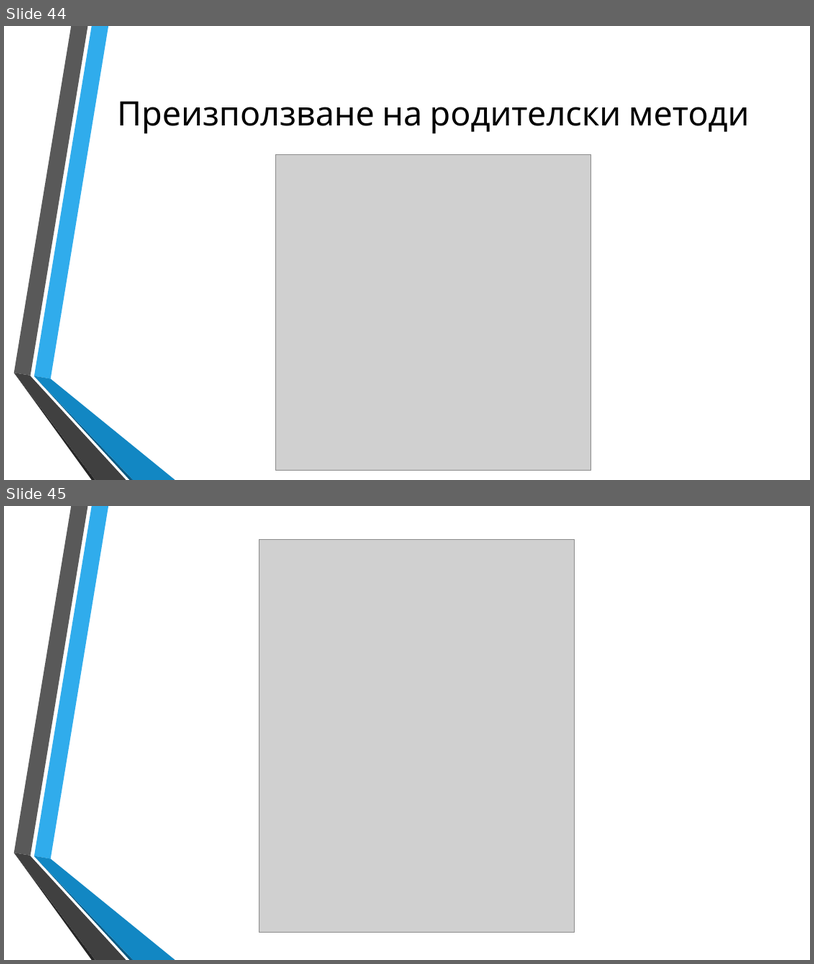
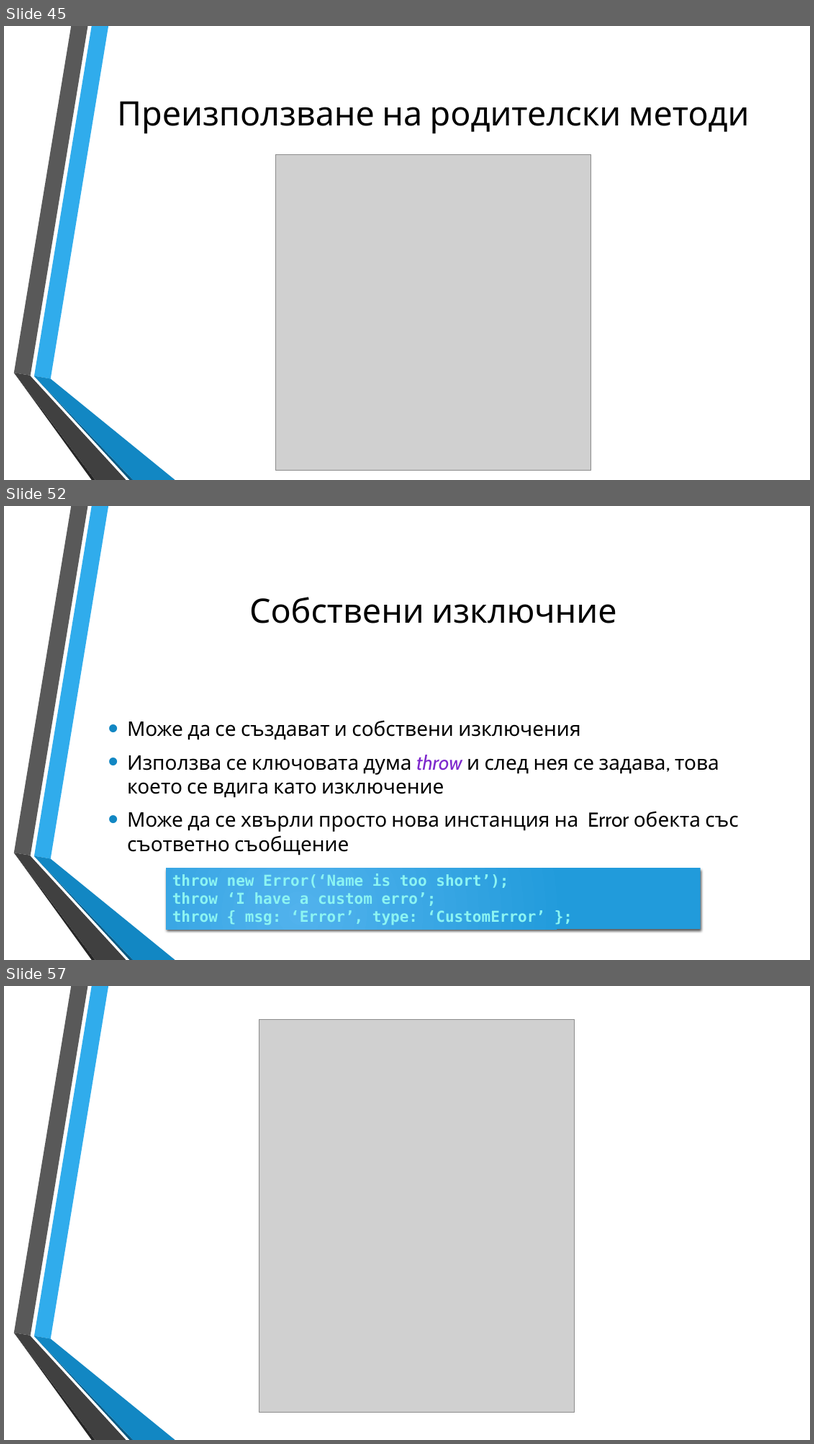
Before and after one commit to dnmitev/IT-Academy, a slide deck: JS Fundamentals/8.OOP/JS-OOP.pptx. Shown one above the other, each under a label of ours: slides 44 and 45 before the commit, slides 45, 52 and 57 after it; the slides between them are not shown. The pictures are 814x964 and 814x1444 pixels, drawn with LibreOffice and Linux fonts; fonts in the diff are those of the drawing; grey boxes stand for pictures; background and template pictures are left out. Boxes give left, top, right and bottom in pixels: in the first picture for what was removed or moved away, otherwise in the second. Text is boxed around its words. In the diff, an @@ line names an element or a change of style, - is before the commit and + after.

```diff
--- a/JS Fundamentals/8.OOP/JS-OOP.pptx
+++ b/JS Fundamentals/8.OOP/JS-OOP.pptx
@@ slide 52 added at <box>4,506,810,960</box>, background picture (left out); not listed: 6 template elements that a slide beside it also shows @@
@@ title added at <box>250,597,617,623</box>, 40 pt, text #000000 @@
+Собствени изключние
@@ text added at <box>127,720,738,855</box>, 24 pt, text #000000 @@
+• Може да се създават и собствени изключения
+• Използва се ключовата дума throw и след нея се задава, това което се вдига като изключение
+• Може да се хвърли просто нова инстанция на Error обекта със съответно съобщение
@@ rectangle added at <box>166,867,700,929</box>, fill gradient #51B3ED to #219CDB, 18 pt, text #8CF4F2, bold @@
+throw new Error(‘Name is too short’);
+throw ‘I have a custom erro’;
+throw { msg: ‘Error’, type: ‘CustomError’ };
@@ what was slide 44 is now slide 45 @@
@@ what was slide 45 is now slide 57 @@
```
Also in this commit, not shown: 5 slides changed, 11 other slides added, 6 other files.
